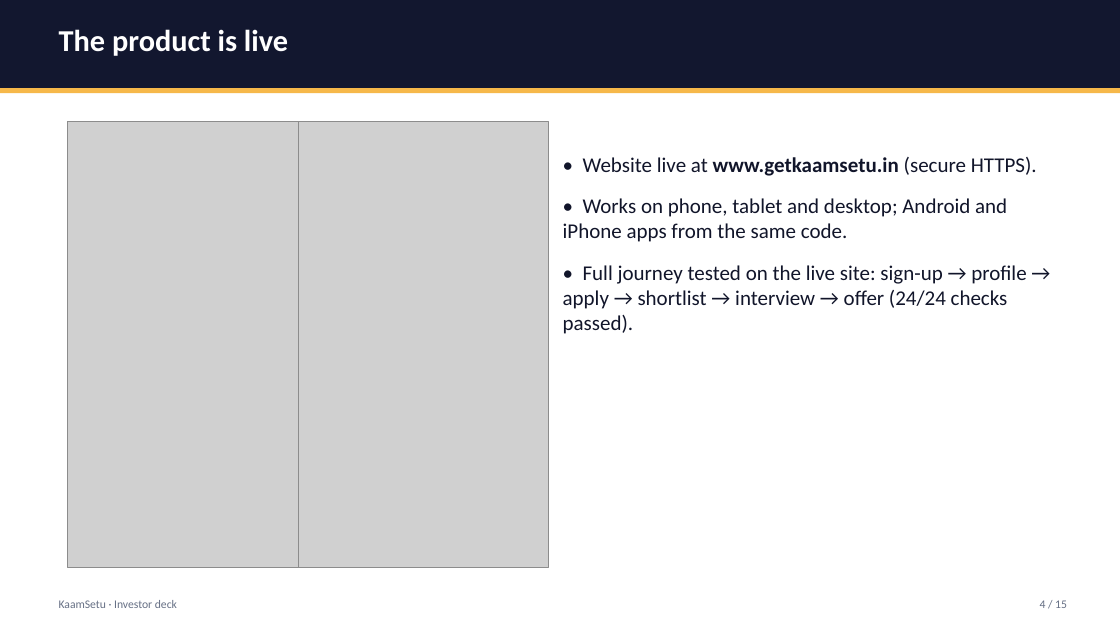
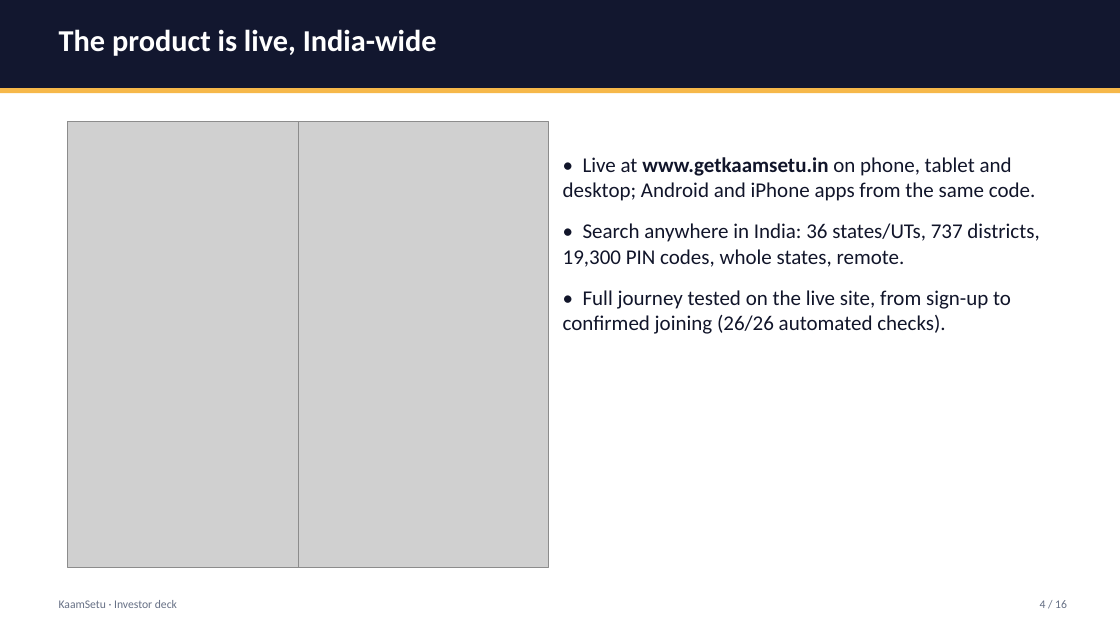
Before and after one commit to Rish866/KaamSetu, a slide deck: slide 4 of docs/decks/KaamSetu-Investor-Deck.pptx. Drawn at 1120x630 pixels with LibreOffice and Linux fonts; fonts in the diff are those of the drawing; grey boxes stand for pictures. Boxes give left, top, right and bottom in pixels: in the first picture for what was removed or moved away, otherwise in the second. Text is boxed around its words. In the diff, an @@ line names an element or a change of style, - is before the commit and + after.

Commit message:
docs: investor and technical decks v2 (India-wide, accountability engine, outcome-based fees, DPDP); refreshed screenshots

```diff
--- a/docs/decks/KaamSetu-Investor-Deck.pptx
+++ b/docs/decks/KaamSetu-Investor-Deck.pptx
@@ text at box(59, 29, 437, 56): text changed @@
-The product is live
+The product is live, India-wide
@@ text at box(563, 157, 1039, 334): text changed @@
-• Website live at www.getkaamsetu.in (secure HTTPS).
-• Works on phone, tablet and desktop; Android and iPhone apps from the same code.
-• Full journey tested on the live site: sign-up → profile → apply → shortlist → interview → offer (24/24 checks passed).
+• Live at www.getkaamsetu.in on phone, tablet and desktop; Android and iPhone apps from the same code.
+• Search anywhere in India: 36 states/UTs, 737 districts, 19,300 PIN codes, whole states, remote.
+• Full journey tested on the live site, from sign-up to confirmed joining (26/26 automated checks).
@@ text at box(1040, 600, 1067, 608): text changed @@
-4 / 15
+4 / 16
```
Also in this commit, not shown: 13 other slides changed, 2 slides added, 1 slide removed, 15 other files.
